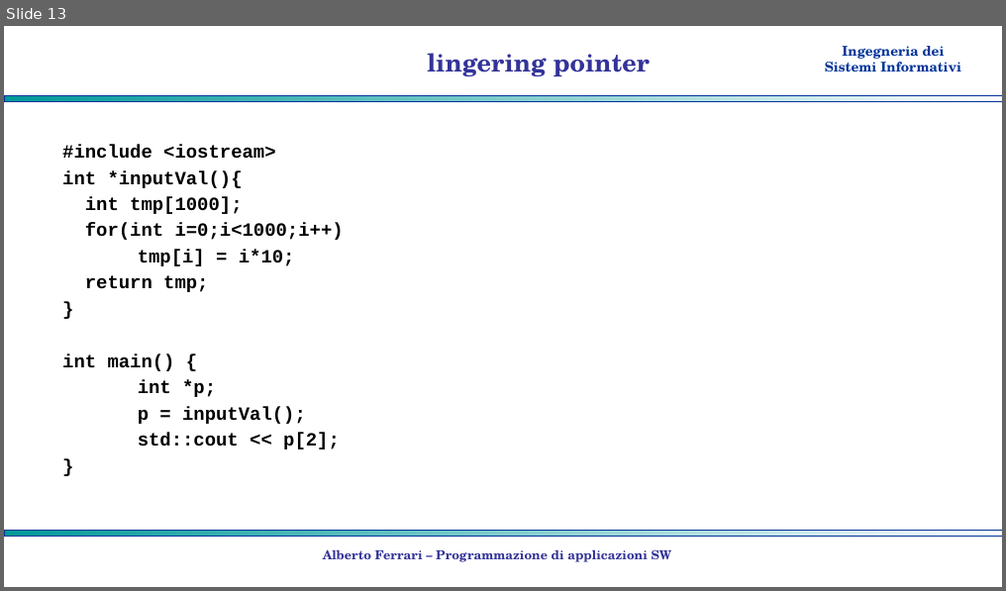
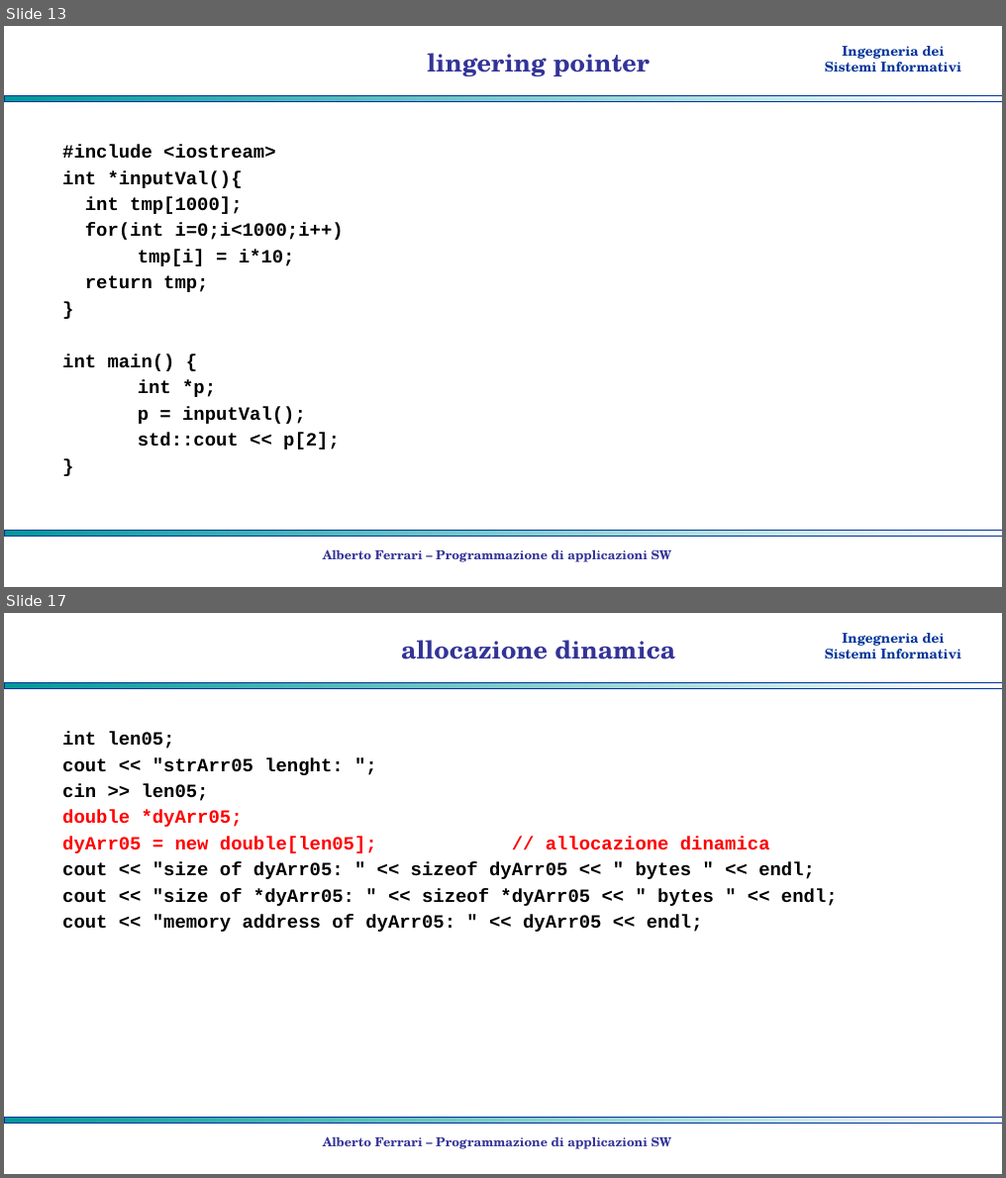
Before and after one commit to albertoferrari/pasw, a slide deck: lezioni/PASW03b - C++ puntatori.pptx. Shown one above the other, each under a label of ours: slide 13 before the commit, slides 13 and 17 after it; the slides between them are not shown. The pictures are 1006x591 and 1006x1178 pixels, drawn with LibreOffice and Linux fonts; fonts in the diff are those of the drawing; background and template pictures are left out. Boxes give left, top, right and bottom in pixels: in the first picture for what was removed or moved away, otherwise in the second. Text is boxed around its words. In the diff, an @@ line names an element or a change of style, - is before the commit and + after.

```diff
--- a/lezioni/PASW03b - C++ puntatori.pptx
+++ b/lezioni/PASW03b - C++ puntatori.pptx
@@ slide 17 added at (x1=4, y1=613, x2=1002, y2=1174), background #FFFFFF; not listed: 3 template elements that a slide beside it also shows @@
@@ title added at (x1=401, y1=640, x2=675, y2=660), 24 pt, text #333399, bold @@
+allocazione dinamica
@@ text added at (x1=62, y1=732, x2=838, y2=932), 18 pt, text #000000, bold @@
+int len05;
+cout << "strArr05 lenght: ";
+cin >> len05;
+double *dyArr05;
+dyArr05 = new double[len05]; // allocazione dinamica
+cout << "size of dyArr05: " << sizeof dyArr05 << " bytes " << endl;
+cout << "size of *dyArr05: " << sizeof *dyArr05 << " bytes " << endl;
+cout << "memory address of dyArr05: " << dyArr05 << endl;
@@ text added at (x1=323, y1=1137, x2=672, y2=1150), 12 pt, text #333399, bold @@
+Alberto Ferrari – Programmazione di applicazioni SW
```
Also in this commit, not shown: 3 other slides added, 1 other file.
